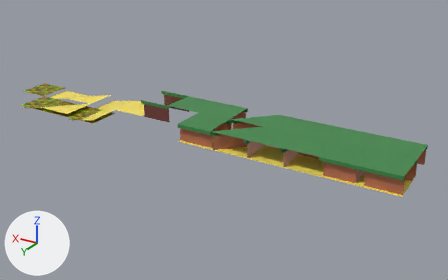
Before and after pictures for a commit that changed the Blender file Resources/Blender Models/Tiles.blend.
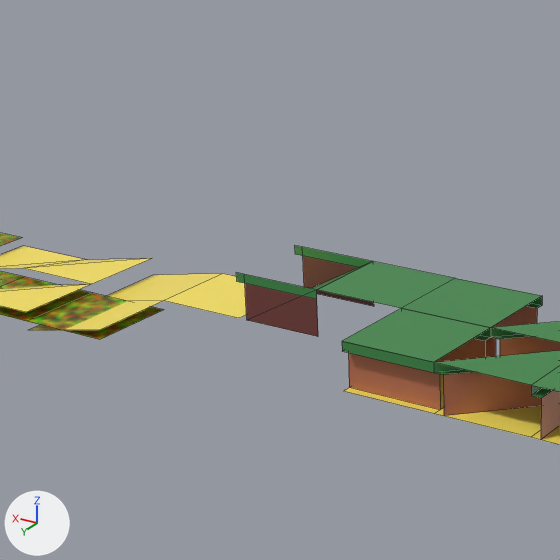
Each version is shown whole from a 50 mm camera at (-19.76, 26.85, 12.14) aimed at (-3.11, -0.9, -1.73), then close up on the part from 13% to 57% of the width and 2% to 72% of the height. Arrows for +X, +Y and +Z are at lower left; the lights stay in place. The close-ups show mesh edges as thin lines.

Objects in the first close-up: 'Hill_1_Edge_Sand', 'Hill_Diagonal', 'Hill_Diagonal_Sand', 'Hill_Flat', 'Hill_Opposite_Edges', 'Hill_Opposite_Edges_Sand', 'Hill_Ramp', 'Sand', 'Sand_Diagonal', 'Sand_Diagonal_Water', 'Sand_Edge', 'Sand_Edge_Water'.
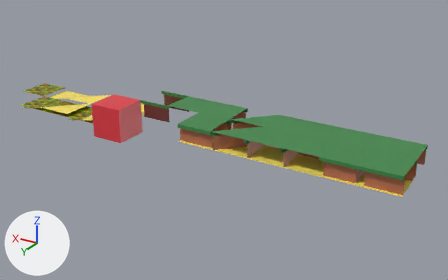
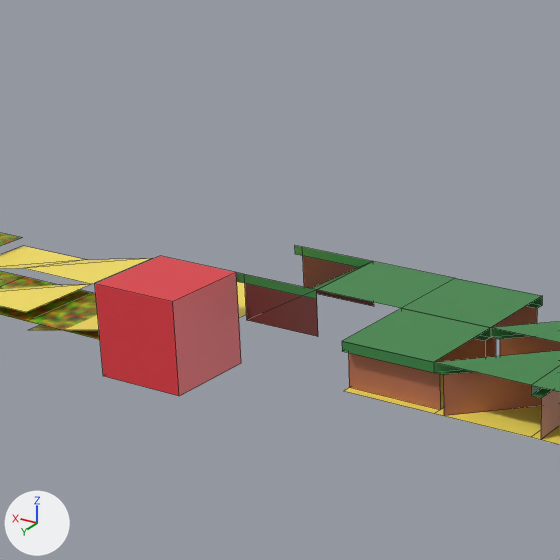
What differs and where, as boxes (x1, y1, x2, y2) in the close-ups (560 x 560 px):
'Error', added (red)
    after: (95, 256, 241, 396)
'Sand', unchanged, covered by the edit
    before: (164, 274, 246, 318)
    after: (237, 282, 246, 318)
'Sand_Edge', unchanged, covered by the edit
    before: (107, 274, 221, 301)

Diff of the bpy script that builds the scene:
```diff
--- a/Resources/Blender Models/Tiles.blend.py
+++ b/Resources/Blender Models/Tiles.blend.py
@@ me_cube @@
+me_cube.from_pydata(...)  # a box spanning x -1.0..1.0, y -1.0..1.0, z -1.0..1.0
+me_cube.materials.append(mat_material)  # picture img_endesga_32_1x_png_001
@@ ob_error @@
+ob_error = bpy.data.objects.new('Error', me_cube)
+ob_error.location = (3.0, 1.0, -1.0)
```
